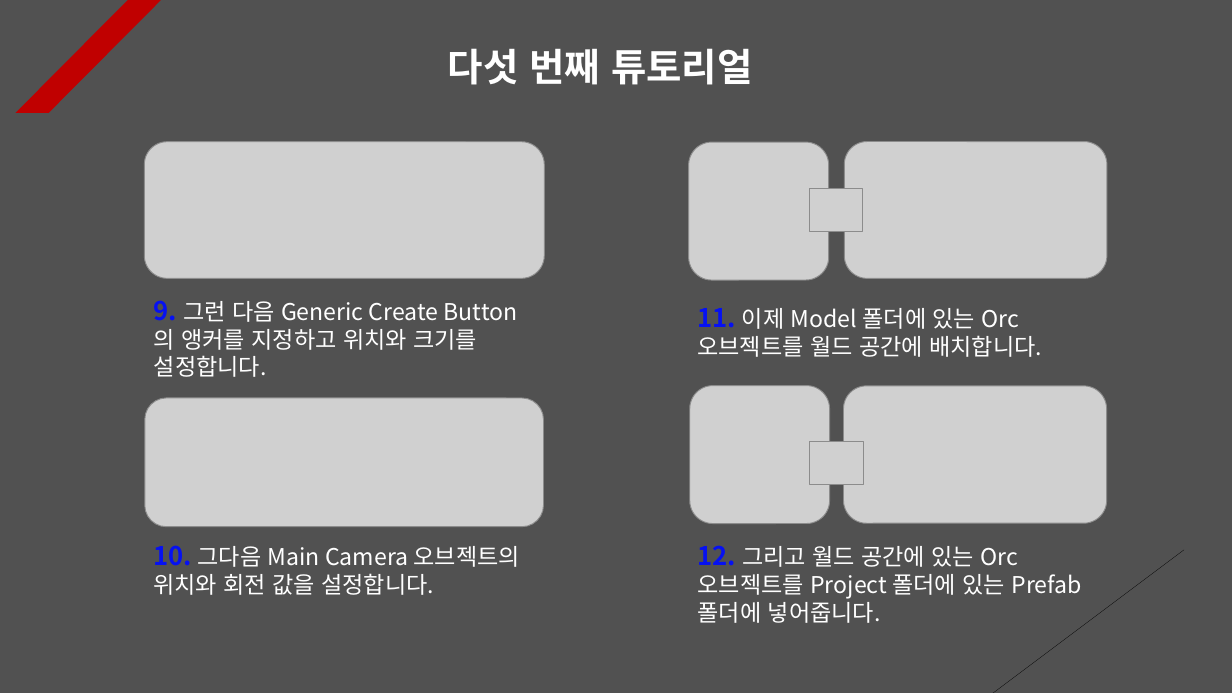
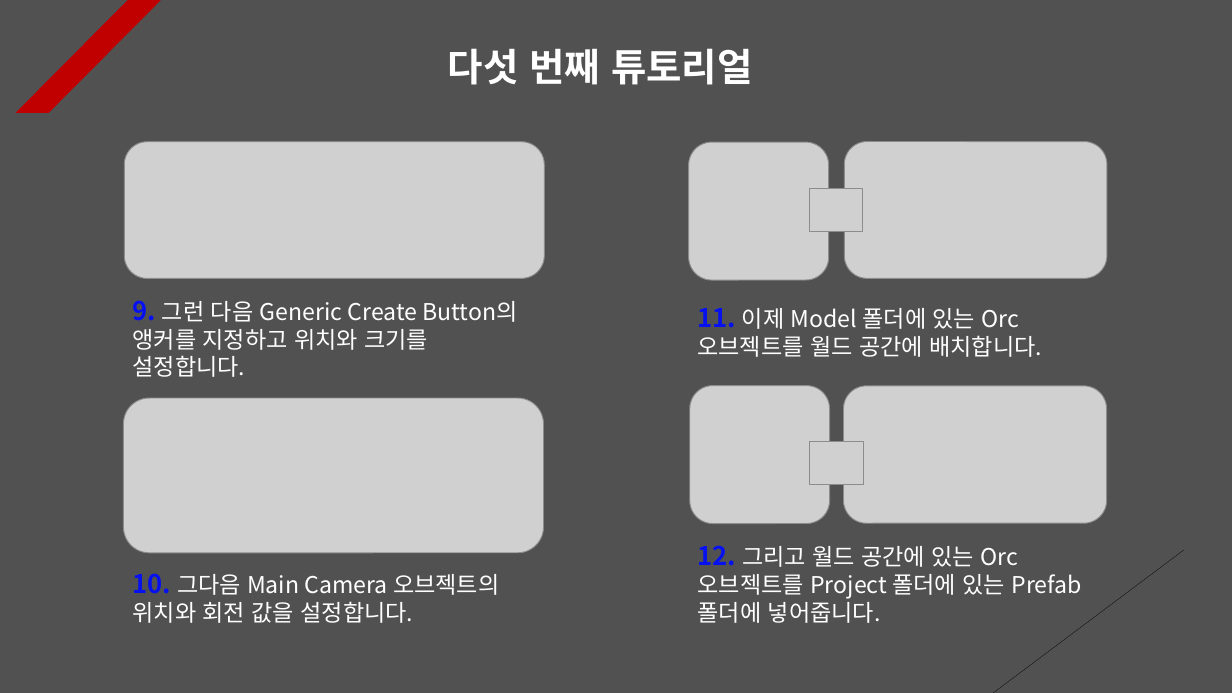
Before and after one commit to Unity2033/3D-UnityEngine, a slide deck: slide 7 of Assets/Class/Instantiate & Destroy/PPT Data/Instatiate and Destroy Example.pptx. Drawn at 1232x693 pixels with LibreOffice and Linux fonts; fonts in the diff are those of the drawing; grey boxes stand for pictures. Boxes give left, top, right and bottom in pixels: in the first picture for what was removed or moved away, otherwise in the second. Text is boxed around its words. In the diff, an @@ line names an element or a change of style, - is before the commit and + after.

```diff
--- a/Assets/Class/Instantiate & Destroy/PPT Data/Instatiate and Destroy Example.pptx
+++ b/Assets/Class/Instantiate & Destroy/PPT Data/Instatiate and Destroy Example.pptx
@@ picture resized from (x1=144, y1=141, x2=544, y2=278) to (x1=125, y1=141, x2=545, y2=278) @@
@@ text "9. 그런 다음 Generic Create ..." rewrapped from (x1=154, y1=300, x2=477, y2=377) to (x1=133, y1=300, x2=517, y2=377) @@
@@ picture resized from (x1=145, y1=398, x2=543, y2=527) to (x1=124, y1=398, x2=544, y2=554) @@
@@ text "10. 그다음 Main Camera 오브젝트의 ..." moved from (x1=153, y1=545, x2=520, y2=595) to (x1=133, y1=573, x2=499, y2=623) @@
```
Also in this commit, not shown: 8 other slides changed, 1 slide added, 5 other files.
